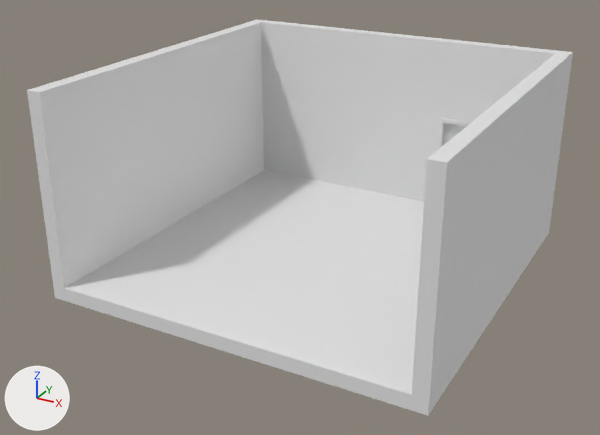
The Blender file Assets/Art/Models/Room.blend: old version first, new version second.
Rendered twice from a camera (50 mm lens) standing at (7.48, -14.57, 8.11) and looking at (-0.23, -0.57, 1.11). Arrows for +X, +Y and +Z are at lower left; the lights stay in place.

In view in the first picture: 'Room'.
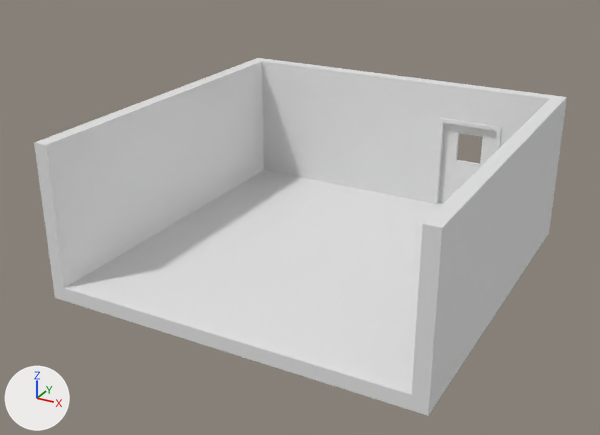
What differs and where, as boxes [x1, y1, x2, y2] in the pictures (600 x 435 px; the box of a moved part takes in the faces that stretch with it):
'Room', reshaped (10% shorter): before [27, 19, 573, 416]; after [34, 58, 567, 416]
part 1 of me_cube, moved or reshaped: before [27, 19, 573, 230]; after [34, 58, 567, 230]

The change, as a diff of the scene's bpy script:
```diff
--- a/Assets/Art/Models/Room.blend.py
+++ b/Assets/Art/Models/Room.blend.py
@@ me_cube @@
 me_cube.from_pydata(...)  # 120 vertices, 115 faces; spans x -4.0..4.0, y -4.0..4.0, z -0.15..4.15
 # used by ob_room; location = (0.0, 0.0, 0.0)
+# me_cube part 1: all 12 vertices in x -4.0..4.0, y -4.0..4.0, z 4.15 are moved by (0.0, 0.0, -1.0)
```
